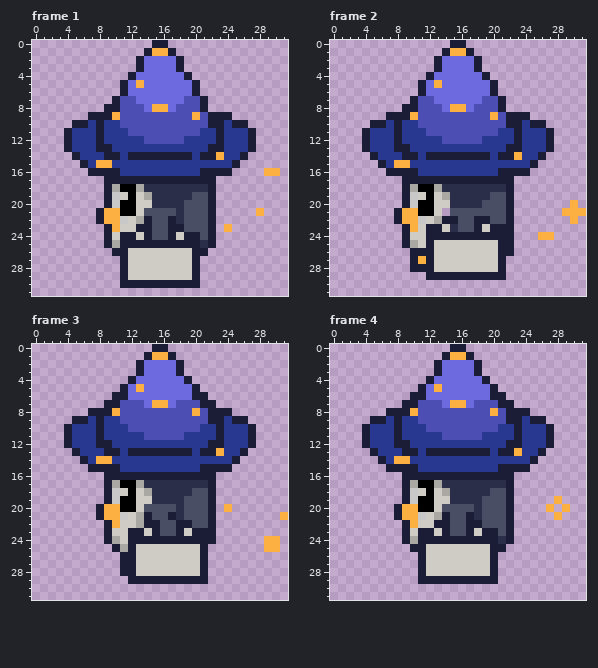
Animated GIF sprite -- frontend/public/game/pengu-work.gif. The first picture shows the starting point.
The file is 128x128 pixels, drawn in blocks of 4x4; one block is one cell here. Shown: frame 1, frame 2, frame 3, frame 4. The commit also changed other frames, which this record leaves out.
Once edited:
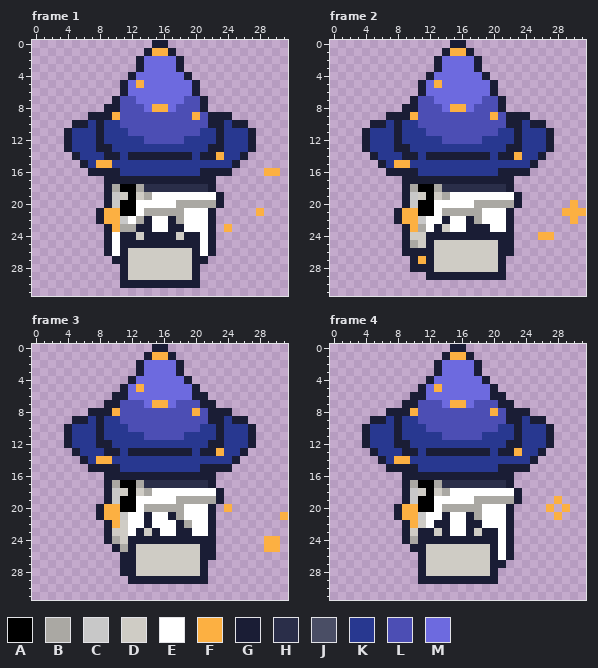
Palette (. is transparent): A #000000  B #aaa8a3  C #c8c8c8  D #cfccc5  E #ffffff  F #fcb042  G #1a1d35  H #2a2e49  J #4a4e65  K #283890  L #4c4eb4  M #6d6adf
What changed:
--- frame 1
@@ x 7..25 @@
 18 ..GBAABHHHHHHHHG...
-19 ..GCDADBHHHHHJJG...
-20 ..GCAADDHHHHJJJG...
-21 .GFFAADJJJJHJJJG...
-22 .GFFCDBGJJGHJJJG...
-23 ..GFDDGGJJGGJJJG.F.
-24 ..GDGGDGJJGDGGJG...
-25 ..GBGGGGGGGGGGHG...
-26 ...GGDDDDDDDDGG....
-27 ....GDDDDDDDDG.....
+19 ..GCDADBEEEEEEEEG..
+20 ..GCAAEEEEEBBBBBG..
+21 .GFFAAEBBBBBEEEG...
+22 .GFFCEBGEEGBEEEG...
+23 ..GFBBGGEEGGEEEG.F.
+24 ..GEGGDGGGGDGGEG...
+25 ..GEGGGGGGGGGGEG...
+26 ..GEGDDDDDDDDGEG...
+27 ...GGDDDDDDDDGG....
 28 ....GDDDDDDDDG.....
--- frame 2
@@ x 7..25 @@
 18 ..GBAABHHHHHHHHG...
-19 ..GCDADBHHHHHJJG...
-20 ..GCAADDHHHHJJJG...
-21 .GFFAAD.JJJJJJJG...
-22 .GFFCDBGGJJGGJJG...
-23 ..GFDGGDHJJGDGGG...
+19 ..GCDADBEEEEEEEEG..
+20 ..GCAAEEEEEBBBBBG..
+21 .GFFAAEBBBBBEEEG...
+22 .GFFCEEGEEGBEEEG...
+23 ..GFBEGDEEGGGEEG...
 24 ..GDDGGGGGGGGGGG...
 25 ..GBDGDDDDDDDDGG...
-26 ...GGGDDDDDDDDGG...
+26 ..GGGGDDDDDDDDGG...
 27 ...GFGDDDDDDDDG....
--- frame 3
@@ x 10..25 @@
 17 BAABHHHHHHHHG...
-18 CDADBHHHHHJJG...
-19 CAADDHHHHJJJG...
-20 FAADJJJJHJJJG.F.
-21 FCDBGJJGHJJJG...
-22 FDDBGGJJGGJJG...
-23 DDGGDGJJGDGGG...
+18 CDADBEEEEEEEEG..
+19 CAAEEEEEBBBBBG..
+20 FAAEBBBBBEEEG.F.
+21 FCEEGEEGBEEEG...
+22 FDEEGEEEGBEEG...
+23 DDEGDGEEGGEEG...
 24 BDGGGGGGGGGGG...
-25 GBGDDDDDDDDG....
-26 .GGDDDDDDDDG....
+25 GBGDDDDDDDDGG...
+26 .GGDDDDDDDDGG...
 27 .GGDDDDDDDDG....
--- frame 4
@@ x 10..25 @@
 17 BAABHHHHHHHHG...
-18 CDADBHHHHHJJG...
-19 CAADDHHHHJJJG...
-20 FAADJJJJHJJJG...
-21 FCDBGJJGHJJJG...
-22 FDDGGJJGGJJJG...
-23 DGGDGJJGDGGJG...
-24 BGGGGGGGGGGHG...
-25 GGDDDDDDDDGG....
-26 .GDDDDDDDDG.....
-27 .GDDDDDDDDG.....
+18 CDADBEEEEEEEEG..
+19 CAAEEEEEBBBBBG..
+20 FAAEBBBBBEEEG...
+21 FCEEGEEGBEEEG...
+22 FDEGGEEGGEEEG...
+23 DGGDGEEGDGGEG...
+24 BGGGGGGGGGGEG...
+25 GGDDDDDDDDGEG...
+26 .GDDDDDDDDGEG...
+27 .GDDDDDDDDGG....
 28 .GDDDDDDDDG.....
Where, in picture pixels (left, top, right, bottom), the same in both pictures:
changed: (104, 192, 224, 264)
changed: (402, 192, 522, 256)
changed: (128, 488, 224, 560)
changed: (426, 488, 522, 568)
